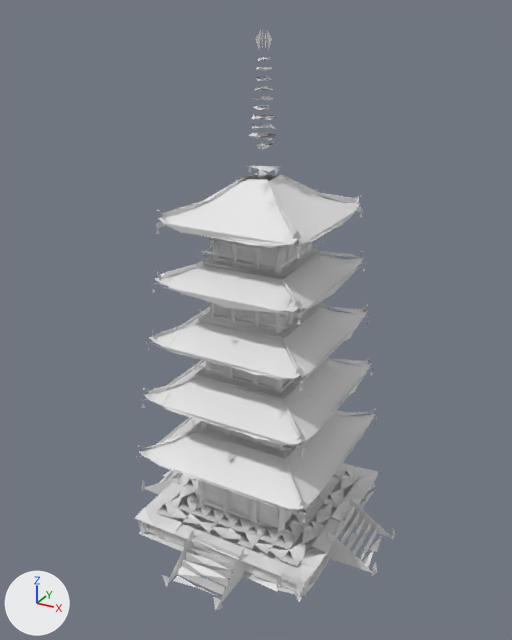
An edit to the glTF model game/assets/props/SM_Pagoda_5Story.glb, drawn before and after from the same camera.
Before and after are seen from a camera (50 mm lens) standing at (13.7, -25.4, 23.2) and looking at (-0.2, -0.3, 10.7). The lights are fixed; the arrows at lower left show +X, +Y and +Z. The first picture is the older version. Vertices at exactly the same position are counted once.

The scene before the commit, as lines of its bpy script (objects in view):
```python
mat_x_prop = principled_material('X_Prop')
mat_x_prop.base_color = (0.8, 0.8, 0.8)  # white #e7e7e7
me_sm_pagoda_5story_001 = bpy.data.meshes.new('SM_Pagoda_5Story.001')
me_sm_pagoda_5story_001.from_pydata(...)  # 8596 vertices, 5310 faces; spans x -6.5..6.5, y -6.5..6.5, z -0.1..22.5
me_sm_pagoda_5story_001.materials.append(mat_x_prop)  # white #e7e7e7
ob_sm_pagoda_5story = bpy.data.objects.new('SM_Pagoda_5Story', me_sm_pagoda_5story_001)
ob_sm_pagoda_5story.location = (0.0, 0.0, 0.0)
```
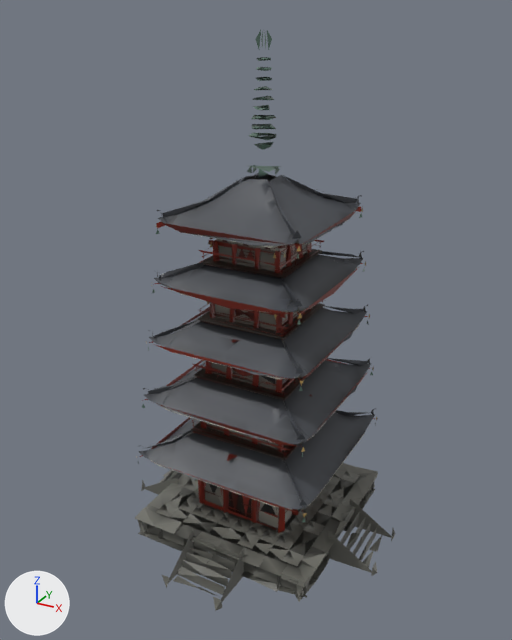
What differs and where, as boxes (x1, y1, x2, y2) in the pictures (512 x 640 px):
'SM_Pagoda_5Story', recoloured (darker): (135, 30, 395, 611) in both

Diff of the bpy script that builds the scene:
```diff
--- a/game/assets/props/SM_Pagoda_5Story.glb.py
+++ b/game/assets/props/SM_Pagoda_5Story.glb.py
@@ mat_x_prop @@
 n0 = _N.new('ShaderNodeBsdfPrincipled'); n0.name = 'Principled BSDF'
 n1 = _N.new('ShaderNodeOutputMaterial'); n1.name = 'Material Output'
+n2 = _N.new('ShaderNodeMix'); n2.name = 'Mix'
+n2.data_type = 'RGBA'
+n2.blend_type = 'MULTIPLY'
+n2.inputs[0].default_value = 1.0  # 'Factor'
+n2.inputs[7].default_value = (0.8, 0.8, 0.8, 1.0)  # 'B', white #e7e7e7
+n3 = _N.new('ShaderNodeVertexColor'); n3.name = 'Color Attribute'
 _L.new(n0.outputs[0], n1.inputs[0])  # 'BSDF' to 'Surface'
+_L.new(n2.outputs[2], n0.inputs[0])  # 'Result' to 'Base Color'
+_L.new(n3.outputs[0], n2.inputs[6])  # 'Color' to 'A'
@@ me_sm_pagoda_5story_001 @@
 me_sm_pagoda_5story_001.from_pydata(...)  # 8596 vertices, 5310 faces; spans x -6.5..6.5, y -6.5..6.5, z -0.1..22.5
 # used by ob_sm_pagoda_5story; location = (0.0, 0.0, 0.0)
+# me_sm_pagoda_5story_001 part 1: vertex colours changed
 me_sm_pagoda_5story_001.materials.append(mat_x_prop)
```
